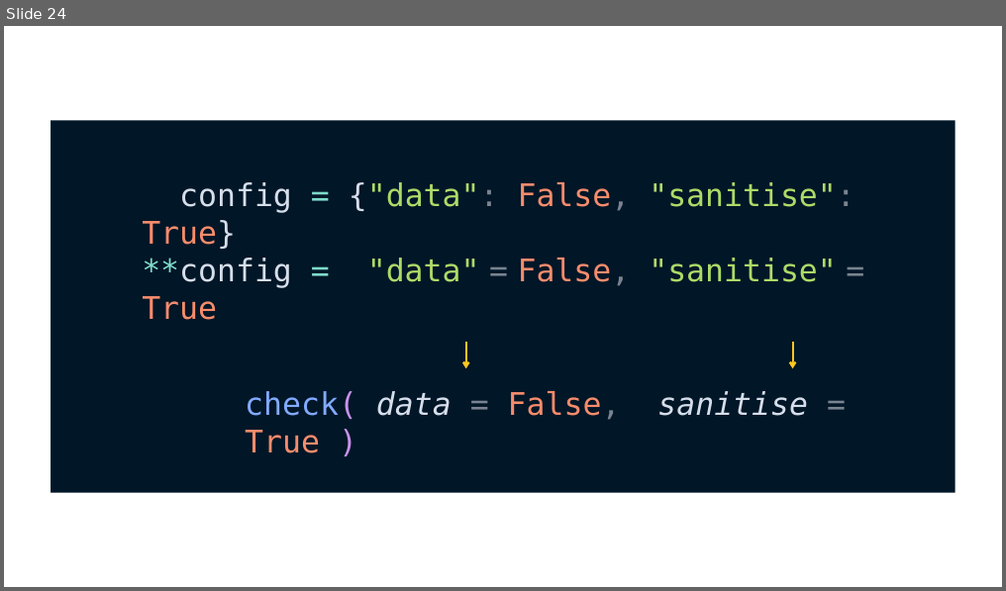
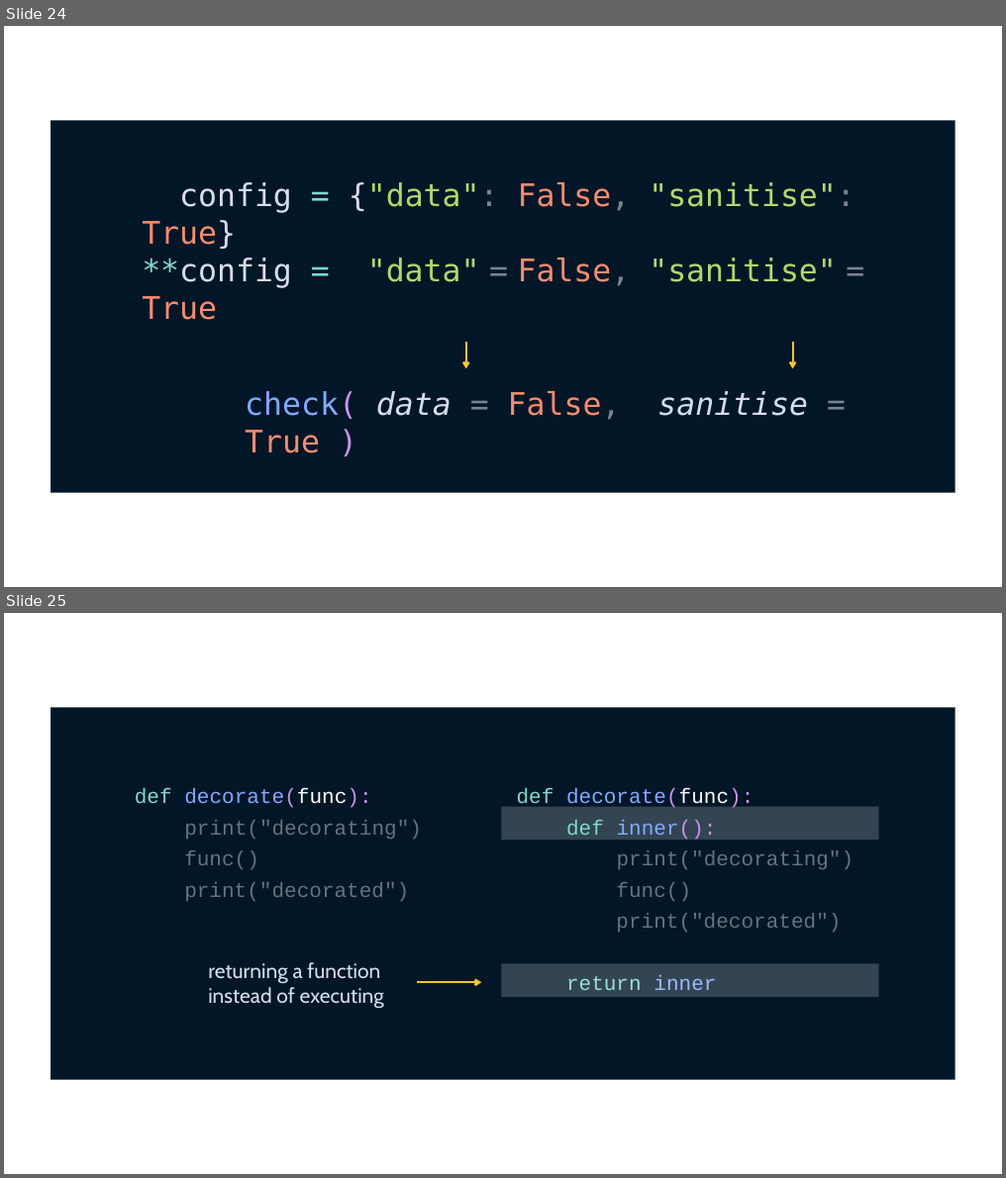
Before and after one commit to Sup2point0/pycobytes, a slide deck: assets/pycobytes.pptx. Shown one above the other, each under a label of ours: slide 24 before the commit, slides 24 and 25 after it. The pictures are 1006x591 and 1006x1178 pixels, drawn with LibreOffice and Linux fonts; fonts in the diff are those of the drawing. Boxes give left, top, right and bottom in pixels: in the first picture for what was removed or moved away, otherwise in the second. Text is boxed around its words. In the diff, an @@ line names an element or a change of style, - is before the commit and + after.

```diff
--- a/assets/pycobytes.pptx
+++ b/assets/pycobytes.pptx
@@ slide 25 added at (4,613,1002,1174), background #FFFFFF @@
@@ rectangle added at (51,707,954,1080), fill #011627 @@
@@ text added at (135,788,422,901), 20 pt, text #FFFFFF at 40% opacity @@
+def decorate(func):
+print("decorating")
+func()
+print("decorated")
@@ text added at (517,788,854,990), 20 pt, text #FFFFFF at 40% opacity @@
+def decorate(func):
+def inner():
+print("decorating")
+func()
+print("decorated")
+return inner
@@ rectangle added at (501,807,878,840), fill #FFFFFF at 20% opacity @@
@@ text added at (208,962,384,1009), 20 pt, text #D6DEEB @@
+returning a function
+instead of executing
@@ rectangle added at (501,964,878,997), fill #FFFFFF at 20% opacity @@
@@ arrow added from (417, 983) to (481, 983), #FFC720 2 pt @@
```
Also in this commit, not shown: 1 other file.
